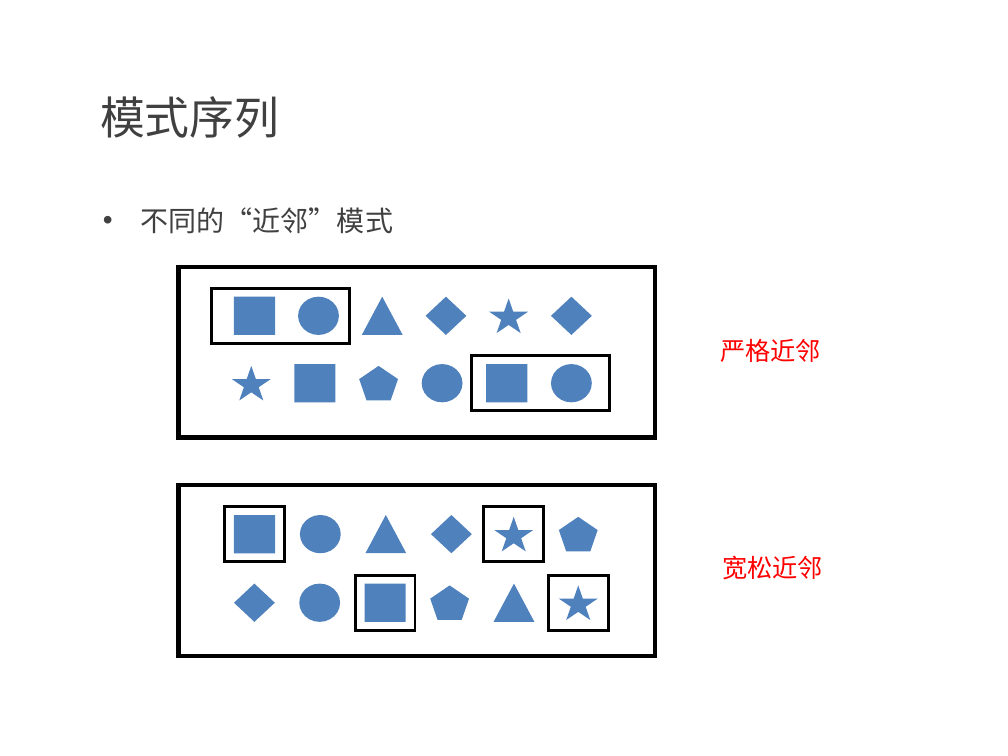
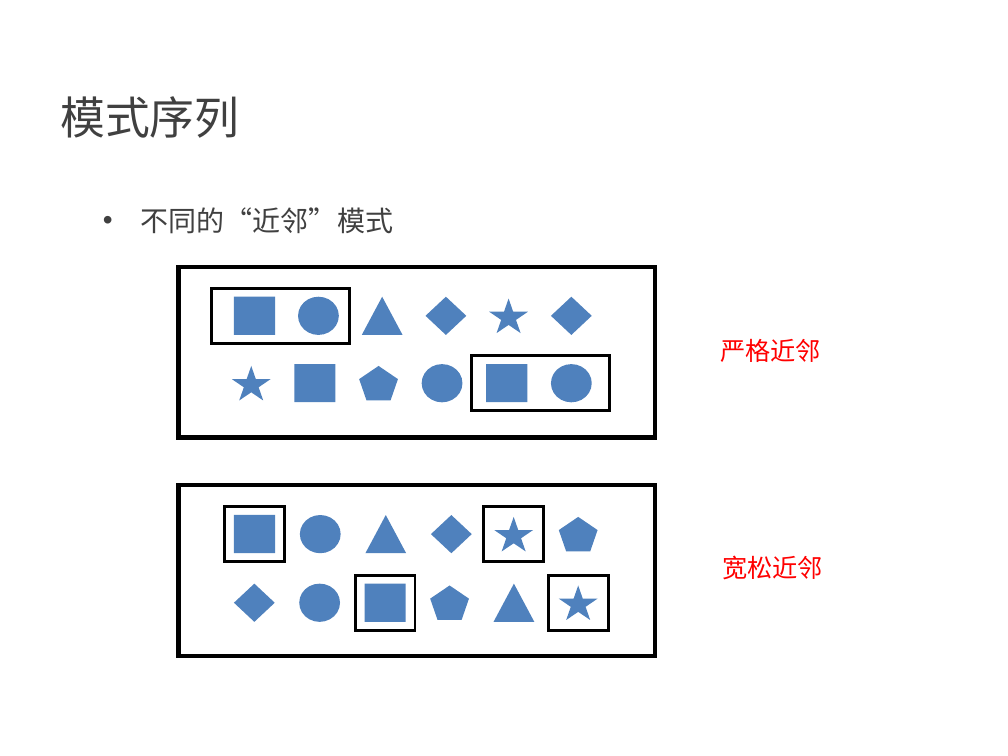
Before and after one commit to confucianzuoyuan/flink-tutorial, a slide deck: slide 10 of slides/8_Flink CEP简介.pptx (slide 9 before the commit). Drawn at 1008x756 pixels with LibreOffice and Linux fonts; fonts in the diff are those of the drawing; background and template pictures are left out. Boxes give left, top, right and bottom in pixels: in the first picture for what was removed or moved away, otherwise in the second. Text is boxed around its words. In the diff, an @@ line names an element or a change of style, - is before the commit and + after.

```diff
--- a/slides/8_Flink CEP简介.pptx
+++ b/slides/8_Flink CEP简介.pptx
@@ text "模式序列" at (60,96,239,138): indent changed @@
```
Also in this commit, not shown: 13 other slides changed, 1 slide added, 6 other files.
